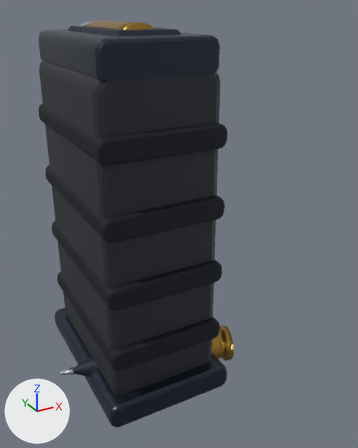
The glTF model game/assets/weapons/ammo_ap.glb as it was, and as the next commit left it.
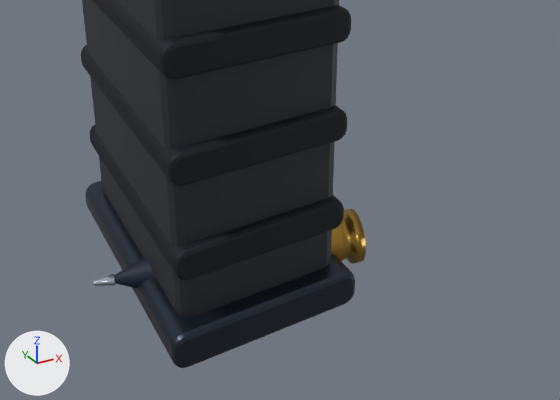
Old and new are each drawn whole from a 50 mm camera at (-0.0548, -0.1323, 0.1114) aimed at (0.0214, 0.0062, 0.0421) and again close up on the part from 0% to 100% of the width and 43% to 100% of the height. The lights are fixed; the arrows at lower left show +X, +Y and +Z. The first two pictures are the older version. Where no turn or scale is listed for an object, it has been applied to the vertices.

Before the edit, the objects in view are built like this:
```python
me_mesh_0 = bpy.data.meshes.new('Mesh_0')
me_mesh_0.from_pydata(...)  # 264 vertices, 524 faces; spans x -0.017..0.017, y -0.025..0.025, z 0.004..0.098
me_mesh_0.materials.append(mat_polymer)  # black #1c2029
me_mesh_1 = bpy.data.meshes.new('Mesh_1')
me_mesh_1.from_pydata(...)  # 264 vertices, 524 faces; spans x -0.0178..0.0178, y -0.027..0.027, z 0.0172..0.0238
me_mesh_1.materials.append(mat_gun_dark)  # black #161b24
ob_ammo_ap_loose = bpy.data.objects.new('ammo_ap_loose', None)
ob_ammo_ap_loose.parent = ob_ammo_ap
ob_ammo_ap_loose.location = (0.027, -0.018, 0.006)
ob_ammo_ap_loose.rotation_euler = (-1.571, 0.0, 1.35)  # degrees (-90, 0, 77)
ob_ammo_ap_mag = bpy.data.objects.new('ammo_ap_mag', me_mesh_0)
ob_ammo_ap_mag.location = (0.0, 0.0, 0.0)
ob_ammo_ap_rib0 = bpy.data.objects.new('ammo_ap_rib0', me_mesh_1)
ob_ammo_ap_rib0.location = (0.0, 0.0, 0.0)
# also in view: 'ammo_ap_loose_tip' at (-0.0167, -0.0094, 0.006); 'ammo_ap_rib2' at (0.0, 0.0, 0.0605); 'ammo_ap_rib1' at (0.0, 0.0, 0.0405); 'ammo_ap_loose_case' at (0.0084, -0.0146, 0.006); 'ammo_ap_base' at (0.0, 0.0, 0.003)
```
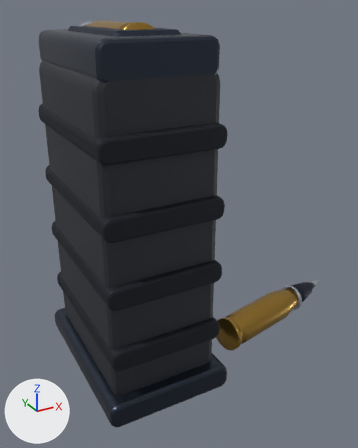
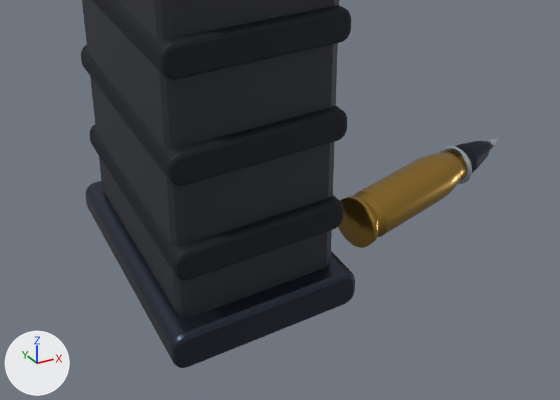
ob_ammo_ap_loose is not drawn itself; it is the parent of ob_ammo_ap_loose_case, ob_ammo_ap_loose_band, ob_ammo_ap_loose_tip, ob_ammo_ap_loose_penetrator.

Patch to the scene script:
```diff
--- a/game/assets/weapons/ammo_ap.glb.py
+++ b/game/assets/weapons/ammo_ap.glb.py
@@ ob_ammo_ap_loose @@
 ob_ammo_ap_loose.parent = ob_ammo_ap
-ob_ammo_ap_loose.location = (0.027, -0.018, 0.006)
-ob_ammo_ap_loose.rotation_euler = (-1.571, 0.0, 1.35)  # degrees (-90, 0, 77)
+ob_ammo_ap_loose.location = (0.029, -0.014, 0.0058)
+ob_ammo_ap_loose.rotation_euler = (-1.571, 0.0, -1.35)  # degrees (-90, 0, -77)
```

Location of each change, [x1, y1, x2, y2] in pixels of the close-ups (560 x 400 px):
'ammo_ap_loose_case', moved, turned
    before: [331, 208, 366, 264]
    after: [338, 149, 472, 248]
'ammo_ap_loose_tip', moved, turned
    before: [114, 258, 155, 288]
    after: [456, 141, 492, 173]
'ammo_ap_loose_band', moved, turned (not visible before)
    after: [439, 146, 472, 184]
'ammo_ap_loose_penetrator', moved, turned
    before: [92, 274, 115, 286]
    after: [486, 138, 500, 149]
